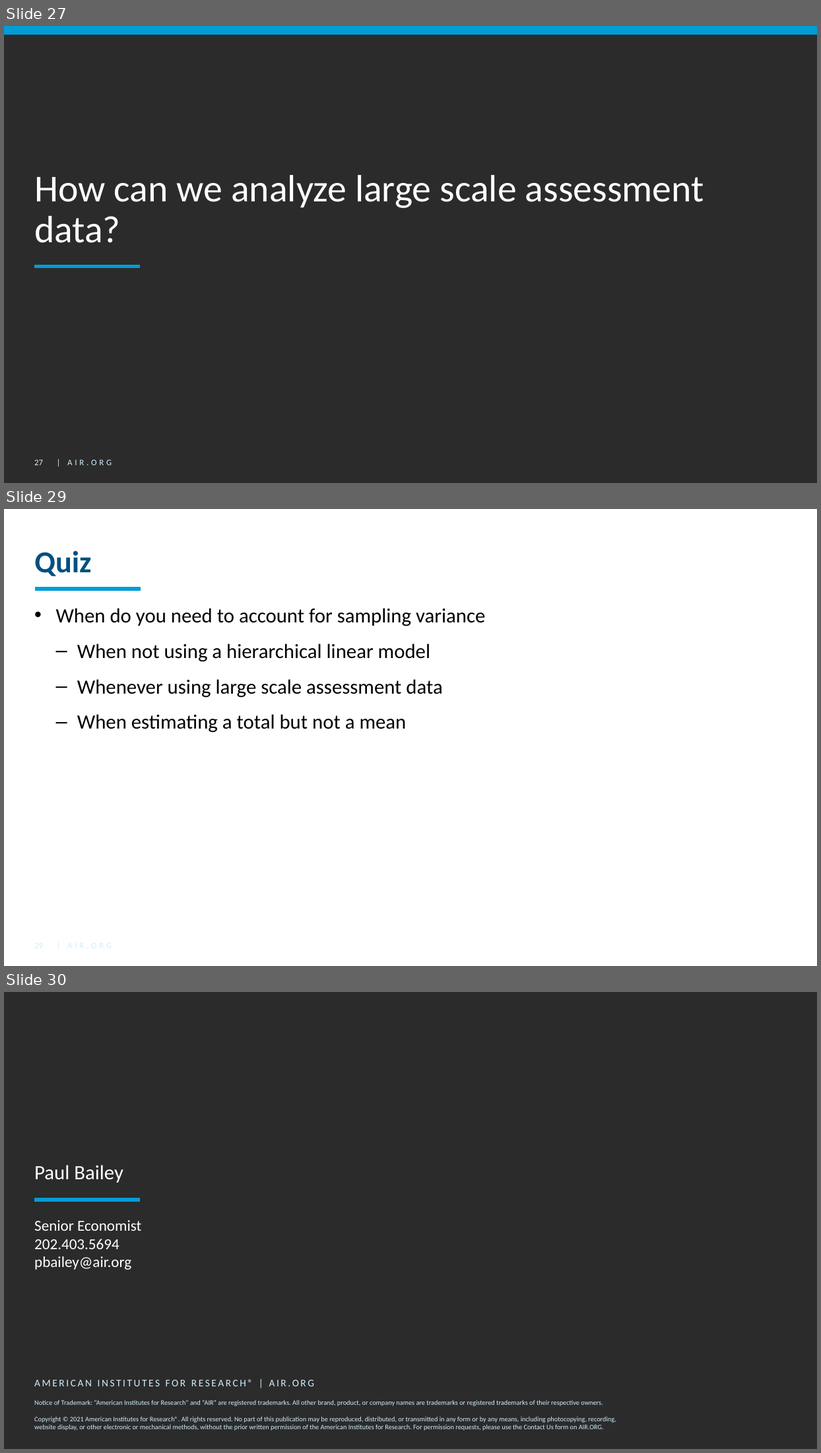
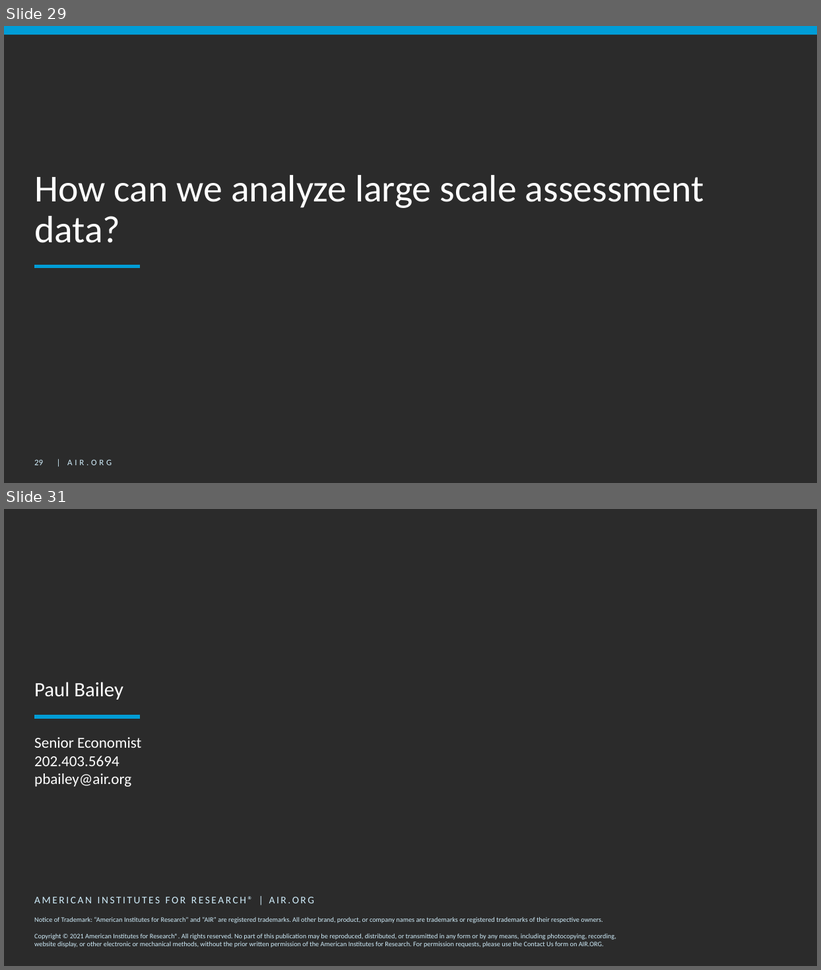
Before and after one commit to American-Institutes-for-Research/2021-Oct-EdSurvey-Training-Series, a slide deck: Day1/Day1_02_Sampling.pptx. Shown one above the other, each under a label of ours: slides 27, 29 and 30 before the commit, slides 29 and 31 after it; the slides between them are not shown. The pictures are 821x1453 and 821x970 pixels, drawn with LibreOffice and Linux fonts; fonts in the diff are those of the drawing; background and template pictures are left out; a plain dark background stands for a picture behind light text. Boxes give left, top, right and bottom in pixels: in the first picture for what was removed or moved away, otherwise in the second. Text is boxed around its words. In the diff, an @@ line names an element or a change of style, - is before the commit and + after.

Commit message:
update Sampling

```diff
--- a/Day1/Day1_02_Sampling.pptx
+++ b/Day1/Day1_02_Sampling.pptx
@@ slide 29 removed at (4,509,817,966), background #FFFFFF; not listed: 1 template element that a slide beside it also shows @@
@@ title removed at (34,551,91,576) @@
-Quiz
@@ line removed from (35, 589) to (141, 589) @@
@@ text removed at (56,608,485,733) @@
-• When do you need to account for sampling variance
-  – When not using a hierarchical linear model
-  – Whenever using large scale assessment data
-  – When estimating a total but not a mean
@@ page number removed at (34,933,217,958) @@
-29
@@ what was slide 27 is now slide 29 @@
@@ page number at (34,460,43,466): text changed @@
-27
+29
@@ what was slide 30 is now slide 31 @@
```
Also in this commit, not shown: 15 slides changed, 6 slides added, 4 other slides removed.
